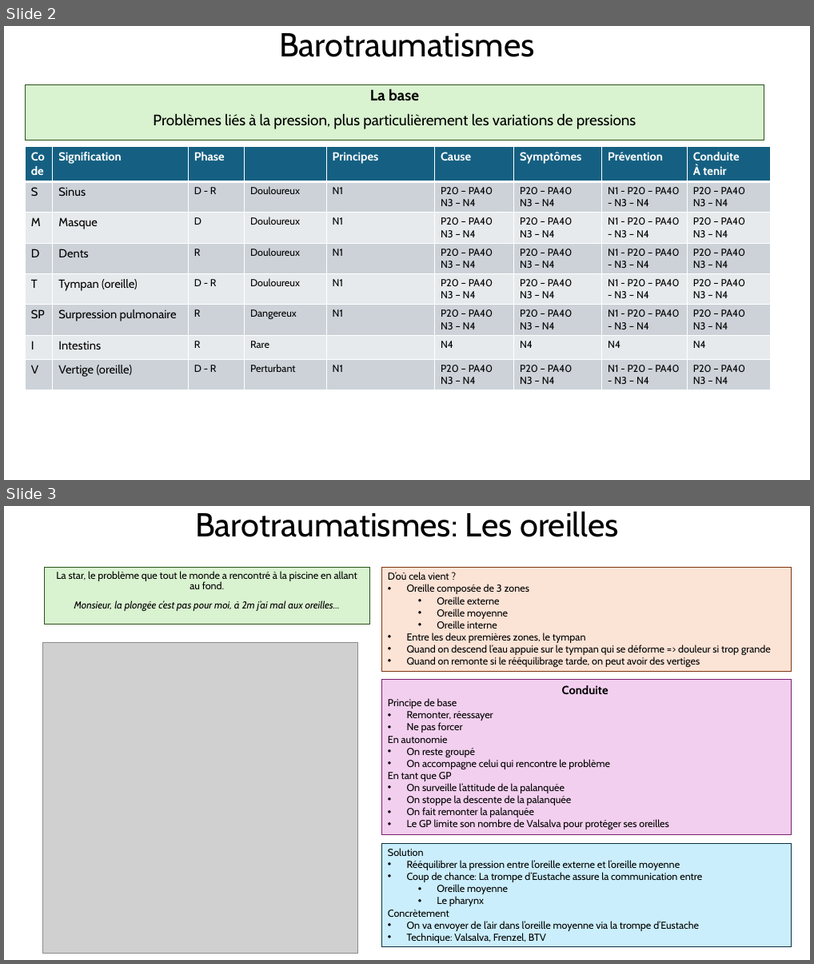
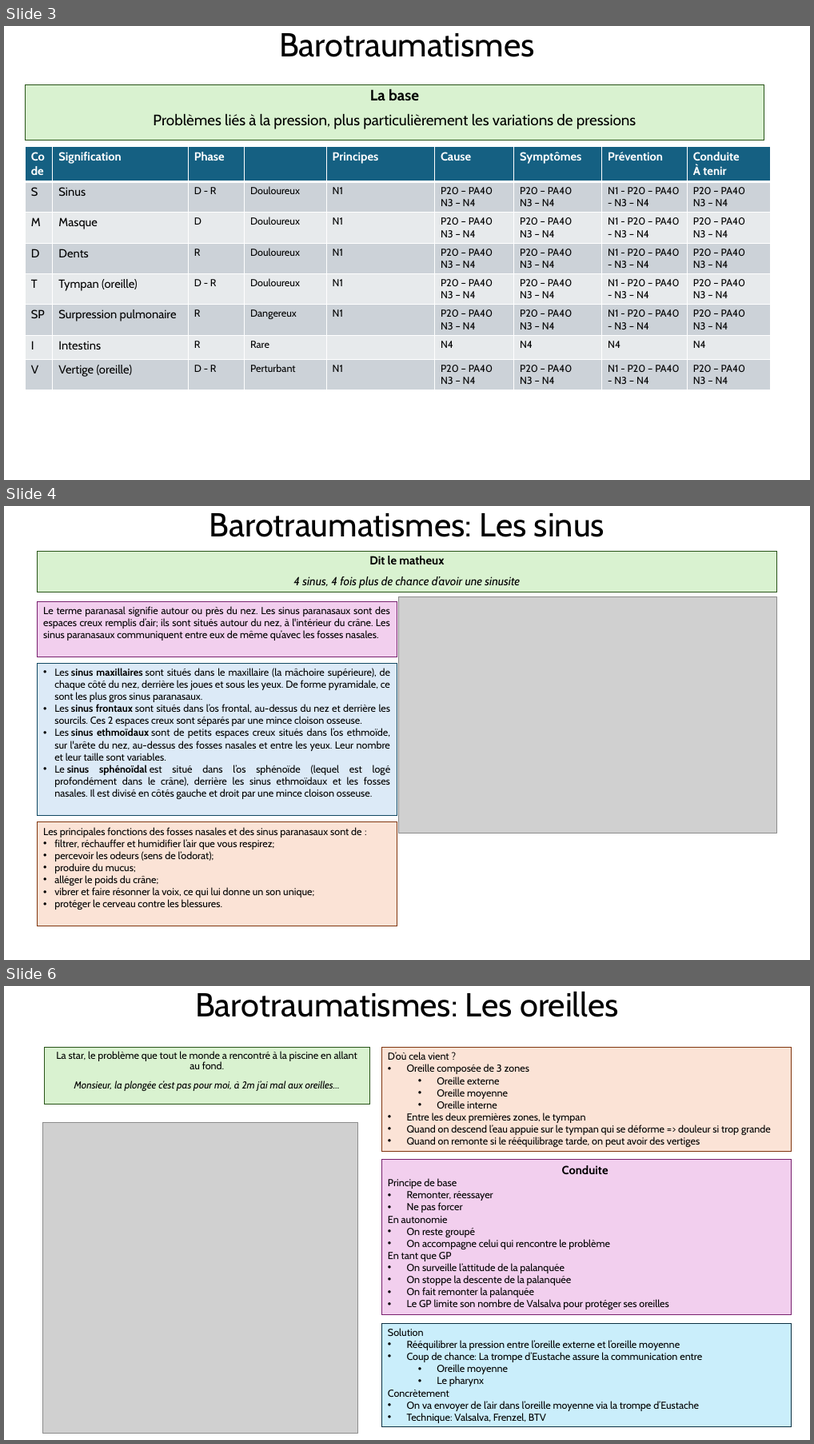
Before and after one commit to ArtigueOlivier/mf1, a slide deck: ppt/barotrauma.pptx. Shown one above the other, each under a label of ours: slides 2 and 3 before the commit, slides 3, 4 and 6 after it; the slides between them are not shown. The pictures are 814x964 and 814x1444 pixels, drawn with LibreOffice and Linux fonts; fonts in the diff are those of the drawing; grey boxes stand for pictures. Boxes give left, top, right and bottom in pixels: in the first picture for what was removed or moved away, otherwise in the second. Text is boxed around its words. In the diff, an @@ line names an element or a change of style, - is before the commit and + after.

```diff
--- a/ppt/barotrauma.pptx
+++ b/ppt/barotrauma.pptx
@@ slide 4 added at [4, 506, 810, 960], background #FFFFFF @@
@@ title added at [210, 513, 605, 537], 39.6 pt, text #000000 @@
+Barotraumatismes: Les sinus
@@ text added at [38, 552, 777, 592], fill #D9F2D0, outline #275417 0.75 pt, 14 pt, text #000000, italic @@
+Dit le matheux
+4 sinus, 4 fois plus de chance d’avoir une sinusite
@@ rectangle added at [38, 601, 397, 656], fill #F2CFEE, outline #78206E 0.75 pt, 12 pt, text #000000 @@
+Le terme paranasal signifie autour ou près du nez. Les sinus paranasaux sont des espaces creux remplis d’air; ils sont situés autour du nez, à l'intérieur du crâne. Les sinus paranasaux communiquent entre eux de même qu’avec les fosses nasales.
@@ picture added at [399, 596, 778, 833] @@
@@ rectangle added at [38, 663, 397, 815], fill #DCEAF7, outline #104862 0.75 pt, 12 pt, text #000000 @@
+• Les sinus maxillaires sont situés dans le maxillaire (la mâchoire supérieure), de chaque côté du nez, derrière les joues et sous les yeux. De forme pyramidale, ce sont les plus gros sinus paranasaux.
+• Les sinus frontaux sont situés dans l’os frontal, au-dessus du nez et derrière les sourcils. Ces 2 espaces creux sont séparés par une mince cloison osseuse.
+• Les sinus ethmoïdaux sont de petits espaces creux situés dans l’os ethmoïde, sur l'arête du nez, au-dessus des fosses nasales et entre les yeux. Leur nombre et leur taille sont variables.
+• Le sinus sphénoïdal est situé dans l’os sphénoïde (lequel est logé profondément dans le crâne), derrière les sinus ethmoïdaux et les fosses nasales. Il est divisé en côtés gauche et droit par une mince cloison osseuse.
@@ rectangle added at [38, 822, 397, 926], fill #FBE3D6, outline #80350E 0.75 pt, 12 pt, text #000000 @@
+Les principales fonctions des fosses nasales et des sinus paranasaux sont de :
+• filtrer, réchauffer et humidifier l’air que vous respirez;
+• percevoir les odeurs (sens de l’odorat);
+• produire du mucus;
+• alléger le poids du crâne;
+• vibrer et faire résonner la voix, ce qui lui donne un son unique;
+• protéger le cerveau contre les blessures.
@@ what was slide 2 is now slide 3 @@
@@ what was slide 3 is now slide 6 @@
```
Also in this commit, not shown: 2 slides changed, 1 other slide added.
